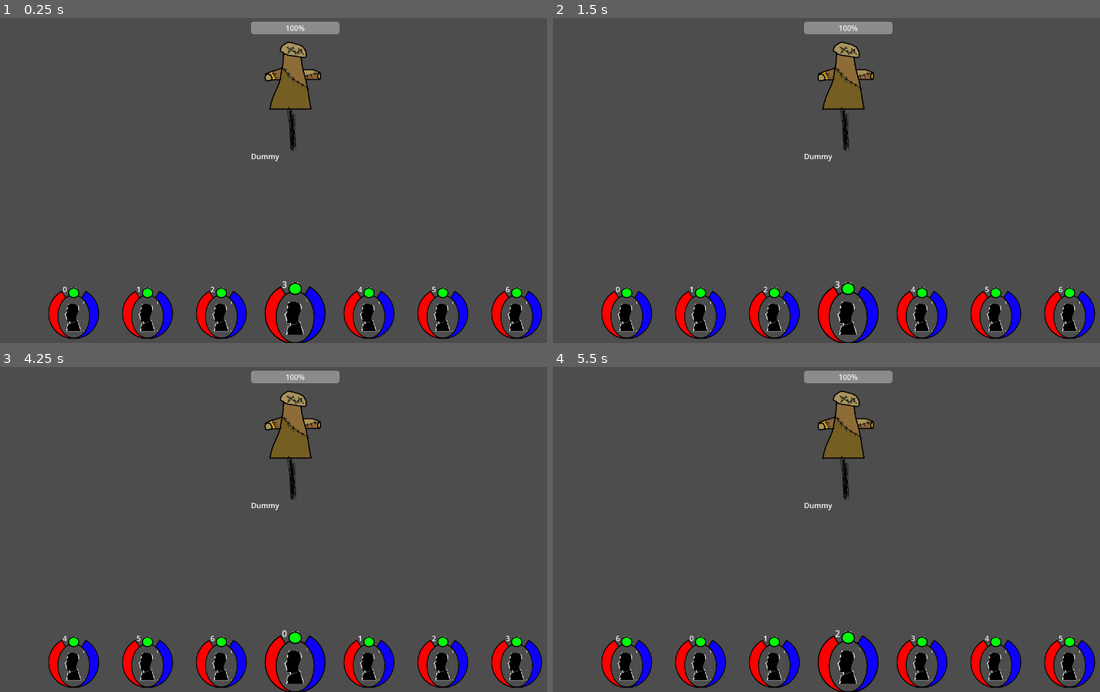
Above: before the commit, frames 1-4 (two rows, left to right).
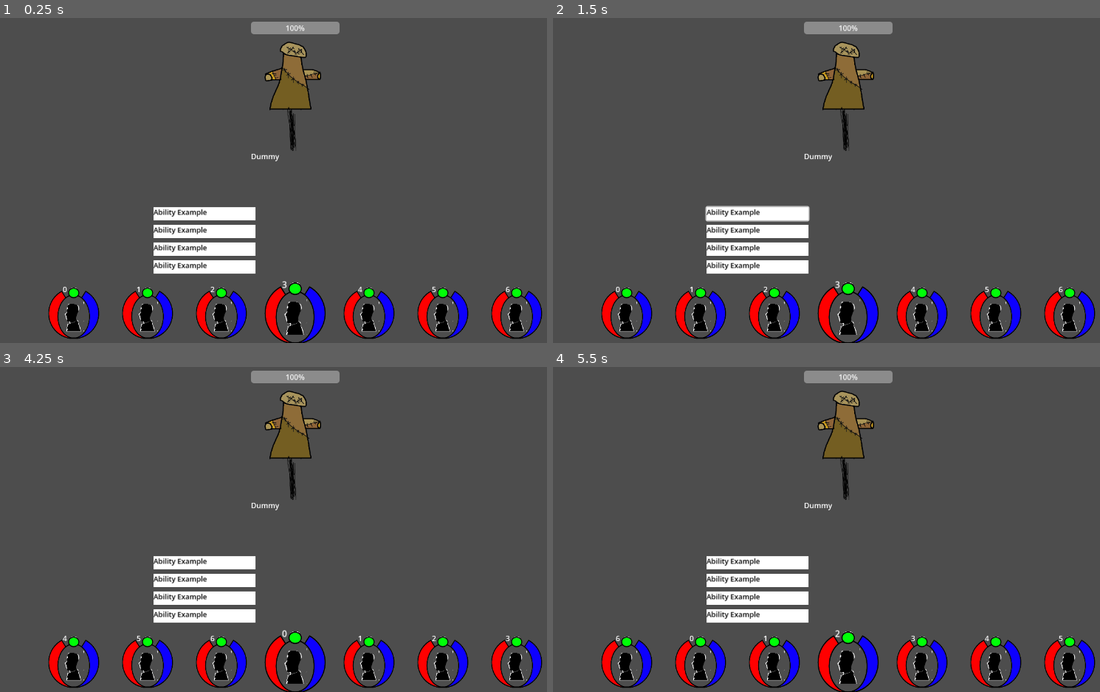
Above: after the commit, the same moments.

Repository: JaroschJr/RPG
Game: Godot game, scene res://Battle/Battlefield.tscn
Same seed, same stepped clock (60 frames per second), same inputs: the game is played once before the commit and once after it. The project has no main scene, so this scene is started directly.
Inputs (mouse positions are in pixels of both pictures, inside the frame that each line leads up to):
- Up to frame 1 (0.25 s): no input
- Up to frame 2 (1.5 s): click (755, 213) at 0.52 s; click (755, 213) at 1.27 s
- Up to frame 3 (4.25 s): click (202, 562) at 2.02 s; tap Enter at 2.75 s; move the mouse to (295, 441) at 2.77 s; click (295, 441) at 2.85 s; tap Space at 3.5 s; move the mouse to (71, 662) at 3.52 s; click (71, 662) at 3.6 s
- Up to frame 4 (5.5 s): move the mouse to (919, 662) at 4.27 s; click (919, 662) at 4.35 s; tap Enter at 5 s; click (919, 662) at 5.1 s

The runs differ from the first frame. In frame 1, 2.9% of the frame differs, in the area x 28-47%, y 58-79%; in frame 2, 3.1%, in the area x 27-47%, y 57-79%; in frame 3, 2.9%; in frame 4, 2.9%.
Error before the commit: Parse Error: Identifier "m" not declared in the current scope. (res://Battle/AbilityMenu.gd:19)

Commit message:
Fixed typo in AbilityMenu Started laying work for inplimenting abilities.

Diff:
--- a/Battle/AbilityMenu.gd
+++ b/Battle/AbilityMenu.gd
@@ -16,7 +16,6 @@
 	for x in 4:		#4 generic ability placeholders. In the final version, this will be reading out of a list somewhere
 		var member = ability.instantiate()
 		add_child(member)
-		m
 		abilities.append(member)
 		tween.tween_property(member, "position" ,nextPosition,0.125).set_ease(Tween.EASE_OUT)
 		nextPosition.y = nextPosition.y + offset
--- a/Battle/BatleCharacter.gd
+++ b/Battle/BatleCharacter.gd
@@ -1,11 +1,13 @@
 extends Node2D
 var BattleRef
 var mousedOver
+var strength
 
 # Called when the node enters the scene tree for the first time.
 func _ready():
 	mousedOver = false
 	BattleRef = get_node("/root/Battlefield")
+	strength = 10
 
 
 # Called every frame. 'delta' is the elapsed time since the previous frame.
--- a/ability_scripts.gd
+++ b/ability_scripts.gd
@@ -1,8 +1,9 @@
 extends Node
-
+var rng
 
 # Called when the node enters the scene tree for the first time.
 func _ready():
+	rng = RandomNumberGenerator.new()
 	pass # Replace with function body.
 
 
@@ -15,3 +16,13 @@
 
 func _use_ability(user, ability_id, target, battlefield):
 	print("Attack!")
+
+func _slash(user, ability_id, target, battlefield):
+	var damage = rng.randi_range(0, user.strength)
+	print(str("Hit for ", damage))
+	pass
+
+func _heavy_slash(user, ability_id, target, battlefield):
+	var damage = rng.randi_range(0, user.strength * 2)
+	print(str("Hit for ", damage))
+	pass
